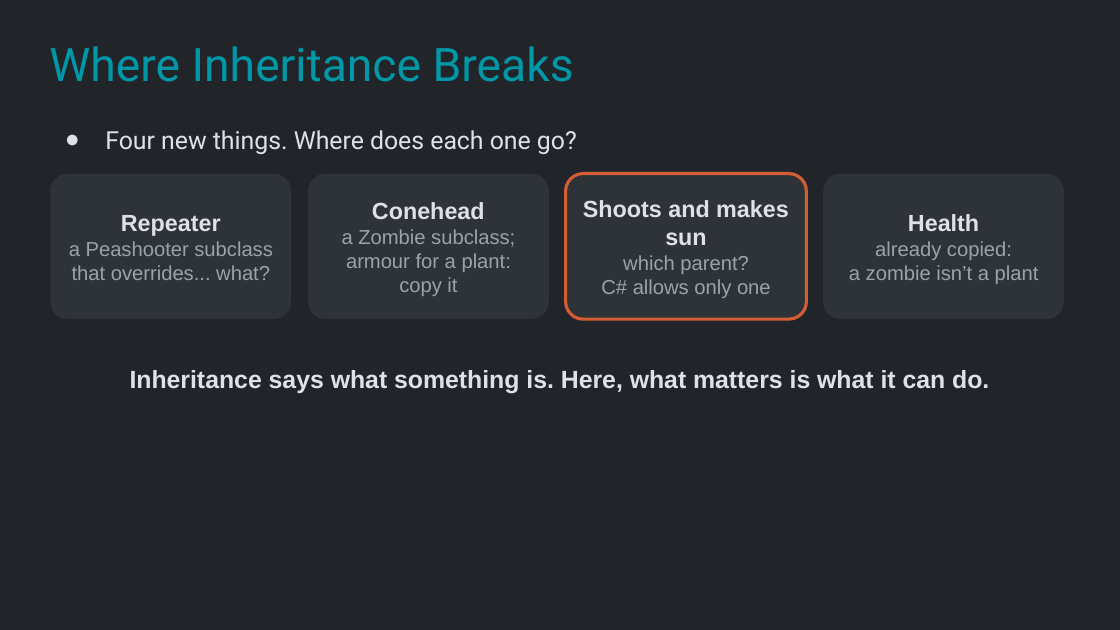
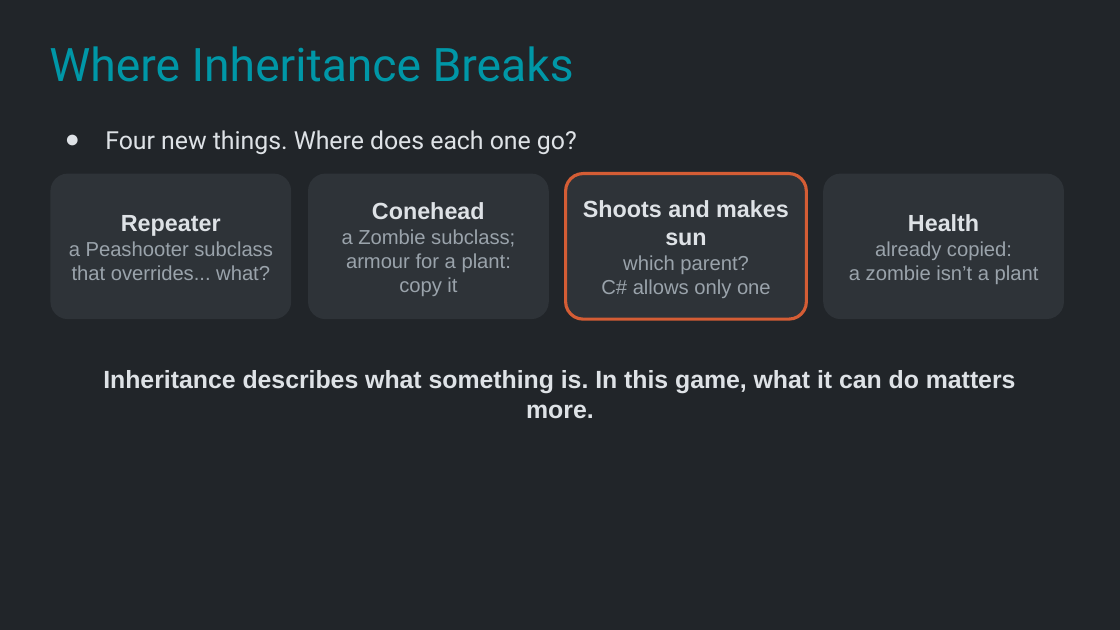
Before and after one commit to Metamate/gar, a slide deck: slide 9 of slides/09 Plants vs. Zombies.pptx. Drawn at 1120x630 pixels with LibreOffice and Linux fonts; fonts in the diff are those of the drawing. Boxes give left, top, right and bottom in pixels: in the first picture for what was removed or moved away, otherwise in the second. Text is boxed around its words. In the diff, an @@ line names an element or a change of style, - is before the commit and + after.

```diff
--- a/slides/09 Plants vs. Zombies.pptx
+++ b/slides/09 Plants vs. Zombies.pptx
@@ text at [103,370,1016,419]: text changed @@
-Inheritance says what something is. Here, what matters is what it can do.
+Inheritance describes what something is. In this game, what it can do matters more.
```
Also in this commit, not shown: 1 other slide changed, 11 other files.
